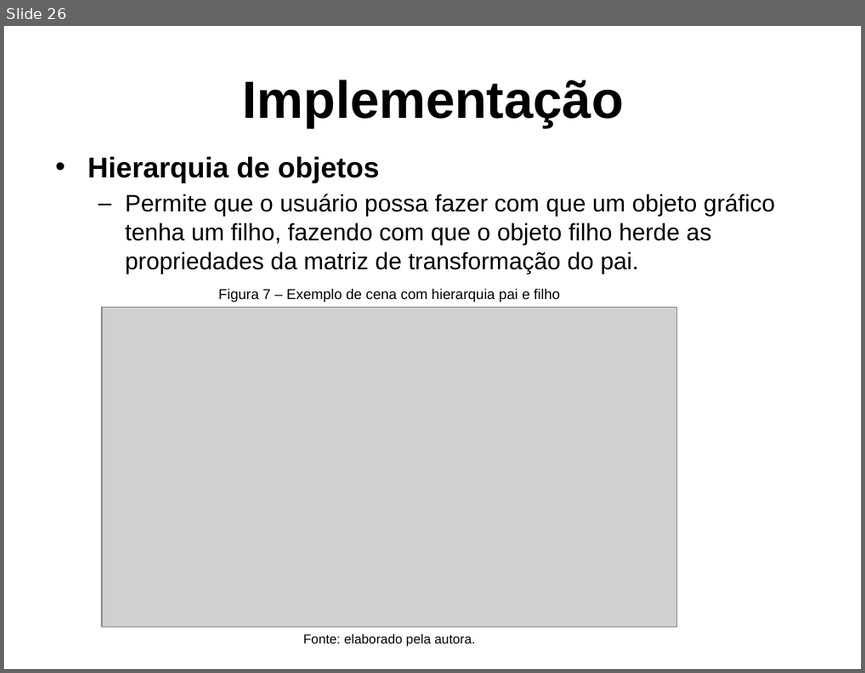
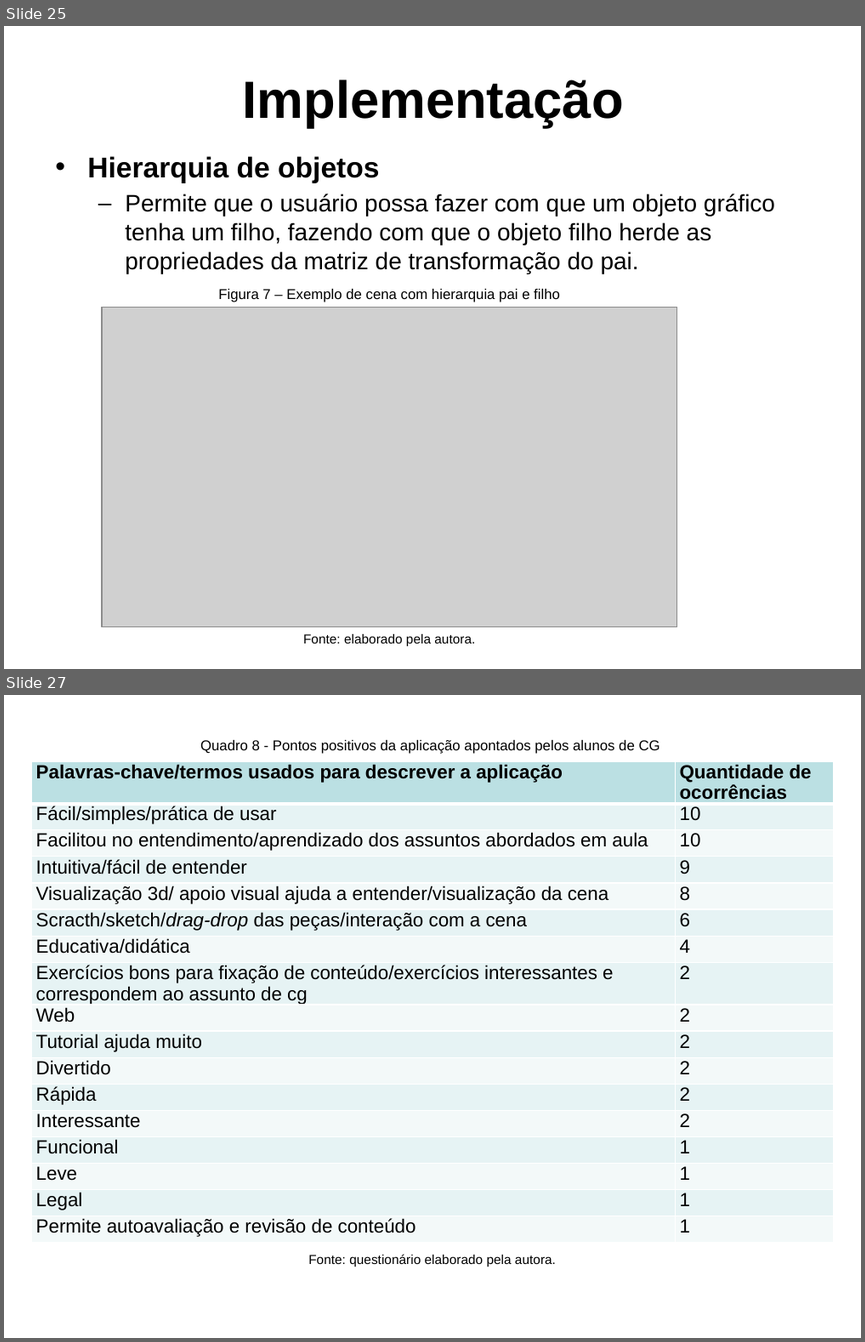
Before and after one commit to PanicAThePython/tcc_NataliaSensWeise, a slide deck: Slides_NataliaSensWeise.pptx. Shown one above the other, each under a label of ours: slide 26 before the commit, slides 25 and 27 after it; the slides between them are not shown. The pictures are 865x673 and 865x1342 pixels, drawn with LibreOffice and Linux fonts; fonts in the diff are those of the drawing; grey boxes stand for pictures; background and template pictures are left out. Boxes give left, top, right and bottom in pixels: in the first picture for what was removed or moved away, otherwise in the second. Text is boxed around its words. In the diff, an @@ line names an element or a change of style, - is before the commit and + after.

```diff
--- a/Slides_NataliaSensWeise.pptx
+++ b/Slides_NataliaSensWeise.pptx
@@ slide 27 added at [4,695,861,1338], background picture (left out) @@
@@ text added at [200,740,660,754], 12 pt, text #000000 @@
+Quadro 8 - Pontos positivos da aplicação apontados pelos alunos de CG
@@ table added at [32,761,834,1248], 17 rows, 2 columns @@
+Palavras-chave/termos usados para descrever a aplicação | Quantidade de ocorrências
+Fácil/simples/prática de usar | 10
+Facilitou no entendimento/aprendizado dos assuntos abordados em aula | 10
+Intuitiva/fácil de entender | 9
+Visualização 3d/ apoio visual ajuda a entender/visualização da cena | 8
+Scracth/sketch/drag-drop das peças/interação com a cena | 6
+Educativa/didática | 4
+Exercícios bons para fixação de conteúdo/exercícios interessantes e correspondem ao assunto de cg | 2
+Web | 2
+Tutorial ajuda muito | 2
+Divertido | 2
+Rápida | 2
+Interessante | 2
+Funcional | 1
+Leve | 1
+Legal | 1
+Permite autoavaliação e revisão de conteúdo | 1
@@ text added at [308,1253,556,1267], 11 pt, text #000000 @@
+Fonte: questionário elaborado pela autora.
@@ what was slide 26 is now slide 25 @@
```
Also in this commit, not shown: 6 slides changed, 5 other slides added, 1 slide removed, 2 other files.
